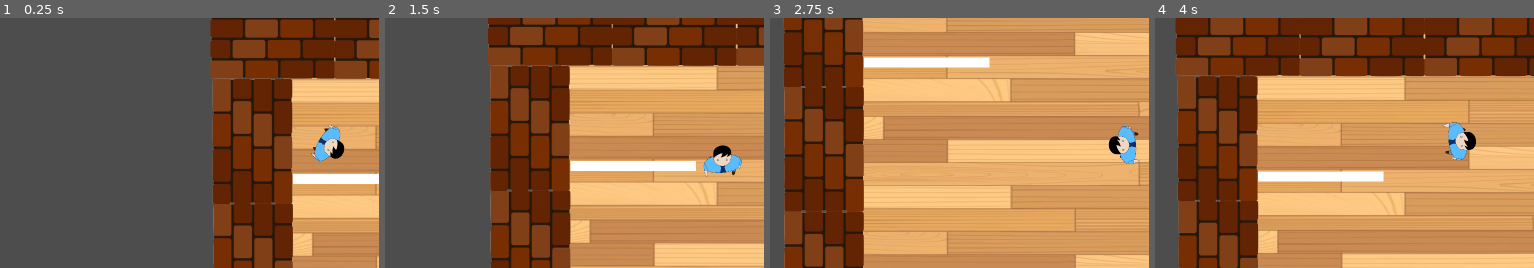
Above: before the commit, frames 1-4 (left to right).
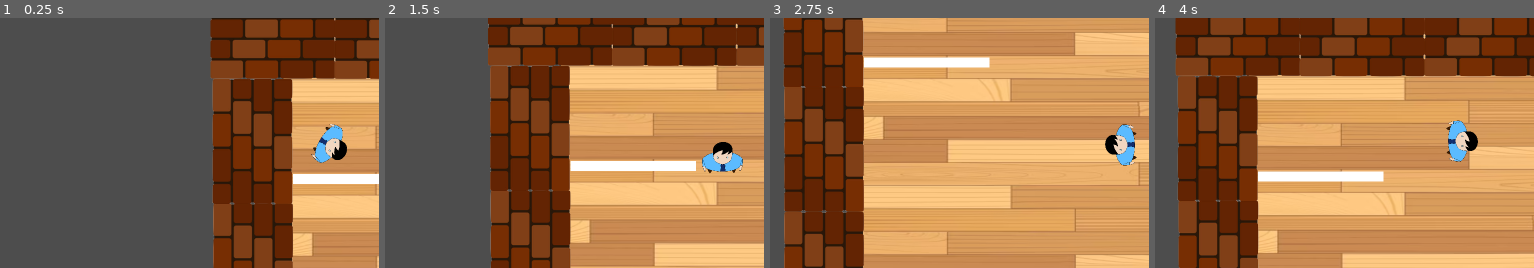
Above: after the commit, the same moments.

Repository: NervzZ/SHS-game-project
Game: Godot game, scene res://scenes/game.tscn
The game is run twice, just before and just after one commit, with the same random seed, the same clock (stepped at 60 frames per second) and the same inputs.
Inputs (mouse positions are % of the whole screen's width and height, from its top left):
- Up to frame 1 (0.25 s): no input
- Up to frame 2 (1.5 s): tap Enter at 0.5 s; move the mouse to (70, 45) at 0.52 s; hold D (Move Right) 0.53-1.28 s; move the mouse to (26, 55) at 1.27 s; hold S (Move Down) from 1.28 s (still down)
- Up to frame 3 (2.75 s): move the mouse to (58, 28) at 2.02 s; release S (Move Down) at 2.03 s; hold D (Move Right) from 2.03 s (still down)
- Up to frame 4 (4 s): move the mouse to (42, 70) at 2.77 s; release D (Move Right) at 2.78 s; hold W (Move Up) 2.78-3.53 s; move the mouse to (79, 65) at 3.52 s; hold A (Move Left) from 3.53 s (still down)
The pictures show only the part of the screen within x 4-54%, y 25-75%; the shares and areas given below are measured in that part.

The runs differ from the first frame. In frame 1, 0.4% of the frame differs, in the area x 82-92%, y 42-58%; in frame 2, 0.5%; in frame 3, 0.5%, in the area x 88-98%, y 42-60%; in frame 4, 0.4%.

Commit message:
fixed player animations and fixed look at mouse positionwhen moving

Diff:
--- a/project.godot
+++ b/project.godot
@@ -13,7 +13,7 @@
 config/name="Shs-game-project"
 run/main_scene="res://scenes/game.tscn"
 config/features=PackedStringArray("4.0", "Forward Plus")
-config/icon="res://svg/placeholder/icon.svg"
+config/icon="res://graphics/placeholder/icon.svg"
 
 [display]
 
--- a/scenes/actors/main_character.tscn
+++ b/scenes/actors/main_character.tscn
@@ -1,33 +1,46 @@
-[gd_scene load_steps=8 format=3 uid="uid://bmwus7eoqsad2"]
+[gd_scene load_steps=9 format=3 uid="uid://csl8eburfsk8q"]
 
 [ext_resource type="Script" path="res://scripts/player/main_character.gd" id="1_xm6gw"]
-[ext_resource type="Texture2D" uid="uid://dd1pk61s5p652" path="res://svg/MainCharacter/MC_animation/1.png" id="3_tpsq3"]
-[ext_resource type="Texture2D" uid="uid://d2b3ie2pm1fse" path="res://svg/MainCharacter/MC_animation/2.png" id="4_m4kd8"]
-[ext_resource type="Texture2D" uid="uid://dne6nc25063ph" path="res://svg/MainCharacter/MC_animation/3.png" id="5_i1lkn"]
-[ext_resource type="Texture2D" uid="uid://dbgfynhkt5kry" path="res://svg/MainCharacter/MC_animation/4.png" id="6_gilmy"]
+[ext_resource type="Texture2D" uid="uid://8yhcxh7fam0a" path="res://graphics/Bob/Bob.png" id="2_plnue"]
+[ext_resource type="Texture2D" uid="uid://dg56t31fqeqq5" path="res://graphics/Bob/BobInterDroite.png" id="3_ihsiw"]
+[ext_resource type="Texture2D" uid="uid://vi707bpmvnsk" path="res://graphics/Bob/BobDroite.png" id="4_enjvp"]
+[ext_resource type="Texture2D" uid="uid://dvmxw5spxbpf" path="res://graphics/Bob/BonInterGauche.png" id="5_a3eur"]
+[ext_resource type="Texture2D" uid="uid://c5gr45fdpfyhv" path="res://graphics/Bob/BonGauche.png" id="6_5anbv"]
 
 [sub_resource type="CapsuleShape2D" id="CapsuleShape2D_dhor7"]
-radius = 46.0
+radius = 37.5
 height = 152.0
 
 [sub_resource type="SpriteFrames" id="SpriteFrames_hep56"]
 animations = [{
 "frames": [{
 "duration": 1.0,
-"texture": ExtResource("3_tpsq3")
+"texture": ExtResource("2_plnue")
 }, {
 "duration": 1.0,
-"texture": ExtResource("4_m4kd8")
+"texture": ExtResource("3_ihsiw")
 }, {
 "duration": 1.0,
-"texture": ExtResource("5_i1lkn")
+"texture": ExtResource("4_enjvp")
 }, {
 "duration": 1.0,
-"texture": ExtResource("6_gilmy")
+"texture": ExtResource("3_ihsiw")
+}, {
+"duration": 1.0,
+"texture": ExtResource("2_plnue")
+}, {
+"duration": 1.0,
+"texture": ExtResource("5_a3eur")
+}, {
+"duration": 1.0,
+"texture": ExtResource("6_5anbv")
+}, {
+"duration": 1.0,
+"texture": ExtResource("5_a3eur")
 }],
 "loop": true,
 "name": &"Walking",
-"speed": 10.0
+"speed": 13.0
 }]
 
 [node name="Main Character" type="CharacterBody2D"]
@@ -39,7 +52,7 @@
 
 [node name="AnimatedSprite2D" type="AnimatedSprite2D" parent="."]
 rotation = -1.5708
-scale = Vector2(0.459136, 0.459136)
+scale = Vector2(0.17, 0.17)
 sprite_frames = SubResource("SpriteFrames_hep56")
 animation = &"Walking"
-frame_progress = 0.806912
+offset = Vector2(0, 210)
--- a/scenes/actors/player.tscn
+++ /dev/null
@@ -1,10 +0,0 @@
-[gd_scene load_steps=3 format=3]
-
-[ext_resource type="Texture2D" uid="uid://bd5hq20f0p2yg" path="res://svg/placeholder/arrow.svg" id="1_o1d5p"]
-[ext_resource type="Script" path="res://scripts/player/player.gd" id="2_33vis"]
-
-[node name="player" type="Node2D"]
-script = ExtResource("2_33vis")
-
-[node name="Icon" type="Sprite2D" parent="."]
-texture = ExtResource("1_o1d5p")
--- a/scenes/decor/Walls/BrickWall.tscn
+++ b/scenes/decor/Walls/BrickWall.tscn
@@ -1,6 +1,6 @@
-[gd_scene load_steps=3 format=3 uid="uid://cc8nsh5eskh67"]
+[gd_scene load_steps=3 format=3]
 
-[ext_resource type="Texture2D" uid="uid://bsiehagm5o0dj" path="res://svg/Walls_svg/Wall_Brick.png" id="1_x4anh"]
+[ext_resource type="Texture2D" uid="uid://bsiehagm5o0dj" path="res://graphics/Walls_svg/Wall_Brick.png" id="1_x4anh"]
 
 [sub_resource type="RectangleShape2D" id="RectangleShape2D_hdbqh"]
 size = Vector2(399, 255)
--- a/scenes/decor/Walls/White_walls.tscn
+++ b/scenes/decor/Walls/White_walls.tscn
@@ -1,6 +1,6 @@
-[gd_scene load_steps=3 format=3 uid="uid://ce0cu3bewodyu"]
+[gd_scene load_steps=3 format=3]
 
-[ext_resource type="Texture2D" uid="uid://ejunwpi627jw" path="res://svg/Walls_svg/White_wall.png" id="1_34myj"]
+[ext_resource type="Texture2D" uid="uid://ejunwpi627jw" path="res://graphics/Walls_svg/White_wall.png" id="1_34myj"]
 
 [sub_resource type="RectangleShape2D" id="RectangleShape2D_22rn3"]
 size = Vector2(921, 38)
--- a/scenes/game.tscn
+++ b/scenes/game.tscn
@@ -1,10 +1,10 @@
-[gd_scene load_steps=11 format=3 uid="uid://crbygnkslpwet"]
-
-[ext_resource type="Texture2D" uid="uid://befai3dxu4jv4" path="res://svg/Interior Design/Floor_HDF.png" id="1_ido0e"]
-[ext_resource type="PackedScene" uid="uid://cc8nsh5eskh67" path="res://scenes/decor/Walls/BrickWall.tscn" id="1_wo4cv"]
-[ext_resource type="PackedScene" uid="uid://bmwus7eoqsad2" path="res://scenes/actors/main_character.tscn" id="2_5t6ty"]
-[ext_resource type="PackedScene" uid="uid://ce0cu3bewodyu" path="res://scenes/decor/Walls/White_walls.tscn" id="3_e1y6a"]
-[ext_resource type="Texture2D" uid="uid://ic0ow1ybmkxg" path="res://svg/Interior Design/Reception.png" id="4_wwh0b"]
+[gd_scene load_steps=11 format=3 uid="uid://dgpocdljhlwtf"]
+
+[ext_resource type="Texture2D" uid="uid://befai3dxu4jv4" path="res://graphics/Interior Design/Floor_HDF.png" id="1_mha7v"]
+[ext_resource type="PackedScene" path="res://scenes/decor/Walls/BrickWall.tscn" id="1_wo4cv"]
+[ext_resource type="PackedScene" path="res://scenes/actors/main_character.tscn" id="2_5t6ty"]
+[ext_resource type="Texture2D" uid="uid://ic0ow1ybmkxg" path="res://graphics/Interior Design/Reception.png" id="2_jpt55"]
+[ext_resource type="PackedScene" path="res://scenes/decor/Walls/White_walls.tscn" id="3_e1y6a"]
 
 [sub_resource type="RectangleShape2D" id="RectangleShape2D_kcil7"]
 size = Vector2(578.406, 283.511)
@@ -32,48 +32,48 @@
 [node name="Floor" type="Sprite2D" parent="Inside/Design/Floor"]
 position = Vector2(1254.21, 140.776)
 scale = Vector2(3.26586, 1.80773)
-texture = ExtResource("1_ido0e")
+texture = ExtResource("1_mha7v")
 
 [node name="Floor2" type="Sprite2D" parent="Inside/Design/Floor"]
 position = Vector2(1256.21, 851.776)
 scale = Vector2(3.26586, 1.80773)
-texture = ExtResource("1_ido0e")
+texture = ExtResource("1_mha7v")
 
 [node name="Floor3" type="Sprite2D" parent="Inside/Design/Floor"]
 position = Vector2(1257.21, 1579.78)
 scale = Vector2(3.26586, 1.80773)
-texture = ExtResource("1_ido0e")
+texture = ExtResource("1_mha7v")
 
 [node name="Floor4" type="Sprite2D" parent="Inside/Design/Floor"]
 position = Vector2(1256.71, 2312)
 scale = Vector2(3.26746, 1.77941)
-texture = ExtResource("1_ido0e")
+texture = ExtResource("1_mha7v")
 
 [node name="Floor5" type="Sprite2D" parent="Inside/Design/Floor"]
 position = Vector2(3295.21, 137.776)
 scale = Vector2(3.26586, 1.80773)
-texture = ExtResource("1_ido0e")
+texture = ExtResource("1_mha7v")
 
 [node name="Floor6" type="Sprite2D" parent="Inside/Design/Floor"]
 position = Vector2(3297.21, 848.776)
 scale = Vector2(3.26586, 1.80773)
-texture = ExtResource("1_ido0e")
+texture = ExtResource("1_mha7v")
 
 [node name="Floor7" type="Sprite2D" parent="Inside/Design/Floor"]
 position = Vector2(3297.21, 1576.78)
 scale = Vector2(3.26586, 1.80773)
-texture = ExtResource("1_ido0e")
+texture = ExtResource("1_mha7v")
 
 [node name="Floor8" type="Sprite2D" parent="Inside/Design/Floor"]
 position = Vector2(3297.71, 2309)
 scale = Vector2(3.26746, 1.77941)
-texture = ExtResource("1_ido0e")
+texture = ExtResource("1_mha7v")
 
 [node name="Reception" type="Sprite2D" parent="Inside/Design"]
 position = Vector2(1841, 456)
 rotation = 0.958186
 scale = Vector2(0.701946, 0.701946)
-texture = ExtResource("4_wwh0b")
+texture = ExtResource("2_jpt55")
 
 [node name="StaticBody2D" type="StaticBody2D" parent="Inside/Design/Reception"]
 
--- a/scripts/player/main_character.gd
+++ b/scripts/player/main_character.gd
@@ -53,6 +53,7 @@
 
 	if velocity != Vector2.ZERO:
 		animatedSprite.play("Walking")
+		mouseTarget = get_global_mouse_position()
 		look_at(computeLookTarget())
 	else:
 		animatedSprite.stop()
--- a/scripts/player/player.gd
+++ /dev/null
@@ -1,35 +0,0 @@
-extends Node2D
-
-var lookTarget = Vector2(0., 0.)
-var movements = Vector2(0., 0.)
-@export var moveSpeed = 300
-
-func _input(event):
-	if event is InputEventMouseMotion:
-		lookTarget = event.global_position
-
-# Called when the node enters the scene tree for the first time.
-func _ready():
-	print("Hello, I am ", name)
-
-
-# Called every frame. 'delta' is the elapsed time since the previous frame.
-func _process(delta):
-	look_at(lookTarget)
-	translate(movements * delta * moveSpeed)
-
-	#Up-down movements
-	if Input.is_action_pressed("Move Up") and !Input.is_action_pressed("Move Down"):
-		movements.y = -1
-	elif Input.is_action_pressed("Move Down") and !Input.is_action_pressed("Move Up"):
-		movements.y = 1
-	else:
-		movements.y = 0
-
-	#Left-right movements
-	if Input.is_action_pressed("Move Right") and !Input.is_action_pressed("Move Left"):
-		movements.x = 1
-	elif Input.is_action_pressed("Move Left") and !Input.is_action_pressed("Move Right"):
-		movements.x = -1
-	else:
-		movements.x = 0
Renamed: scenes/actors/Bob/Bob.png -> graphics/Bob/Bob.png
Not shown, added: graphics/Bob/Bob.png.import
Renamed: scenes/actors/Bob/BobDroite.png -> graphics/Bob/BobDroite.png
Not shown, added: graphics/Bob/BobDroite.png.import
Renamed: scenes/actors/Bob/BobInterDroite.png -> graphics/Bob/BobInterDroite.png
Not shown, added: graphics/Bob/BobInterDroite.png.import
Renamed: scenes/actors/Bob/BonGauche.png -> graphics/Bob/BonGauche.png
Not shown, added: graphics/Bob/BonGauche.png.import
Renamed: scenes/actors/Bob/BonInterGauche.png -> graphics/Bob/BonInterGauche.png
Not shown, added: graphics/Bob/BonInterGauche.png.import
Renamed: svg/MainCharacter/IMG_0182.png -> graphics/Bob/IMG_0182.png
Not shown, added: graphics/Bob/IMG_0182.png.import
(and 87 more such lines)
